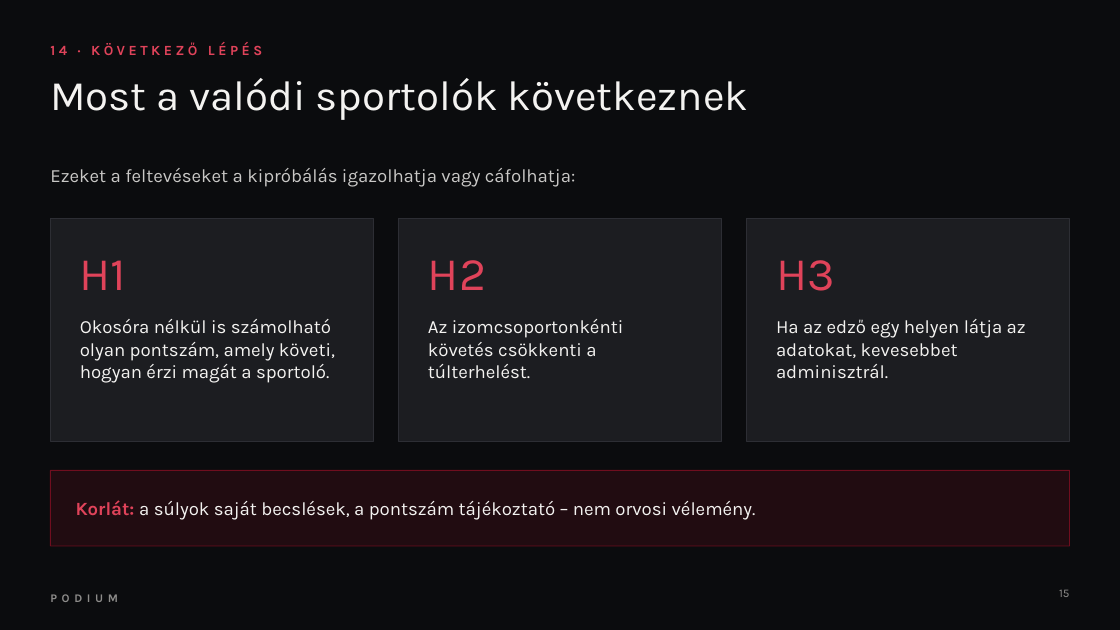
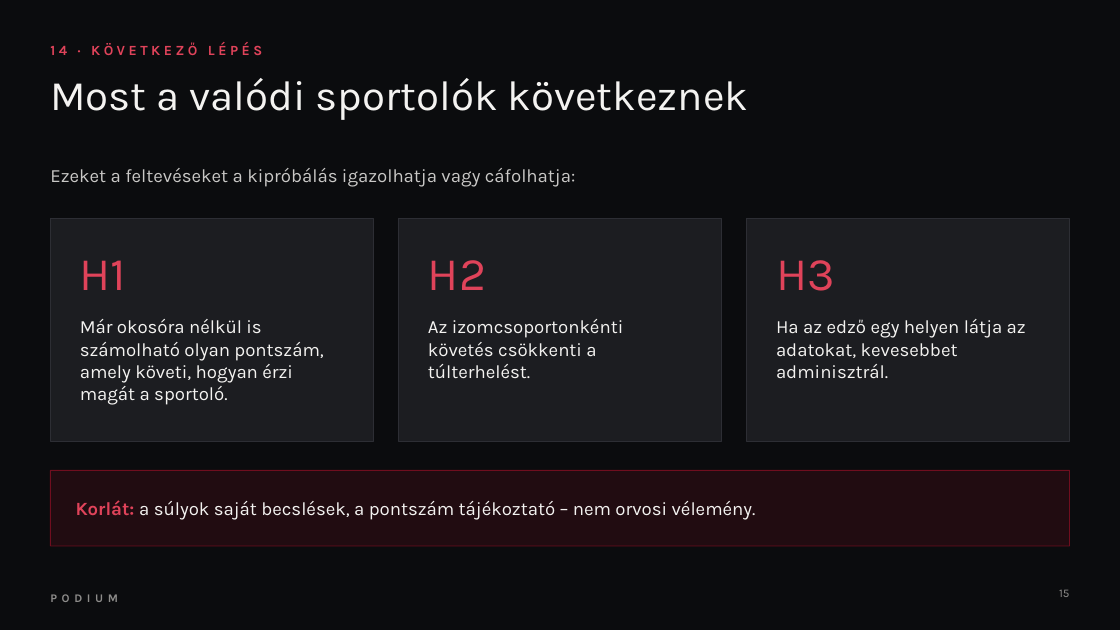
Before and after one commit to almateszem/repo, a slide deck: slide 15 of Prezentacio/Podium-bemutato.pptx. Drawn at 1120x630 pixels with LibreOffice and Linux fonts; fonts in the diff are those of the drawing; background and template pictures are left out. Boxes give left, top, right and bottom in pixels: in the first picture for what was removed or moved away, otherwise in the second. Text is boxed around its words. In the diff, an @@ line names an element or a change of style, - is before the commit and + after.

Commit message:
Prezentáció: okosóra mint későbbi kiegészítés, nem ellentét (1., 2., 3., 14., 15. dia és előadás-szöveg)

```diff
--- a/Prezentacio/Podium-bemutato.pptx
+++ b/Prezentacio/Podium-bemutato.pptx
@@ text at (x1=80, y1=319, x2=323, y2=405): text changed @@
-Okosóra nélkül is számolható olyan pontszám, amely követi, hogyan érzi magát a sportoló.
+Már okosóra nélkül is számolható olyan pontszám, amely követi, hogyan érzi magát a sportoló.
```
Also in this commit, not shown: 5 other slides changed, 1 other file.
